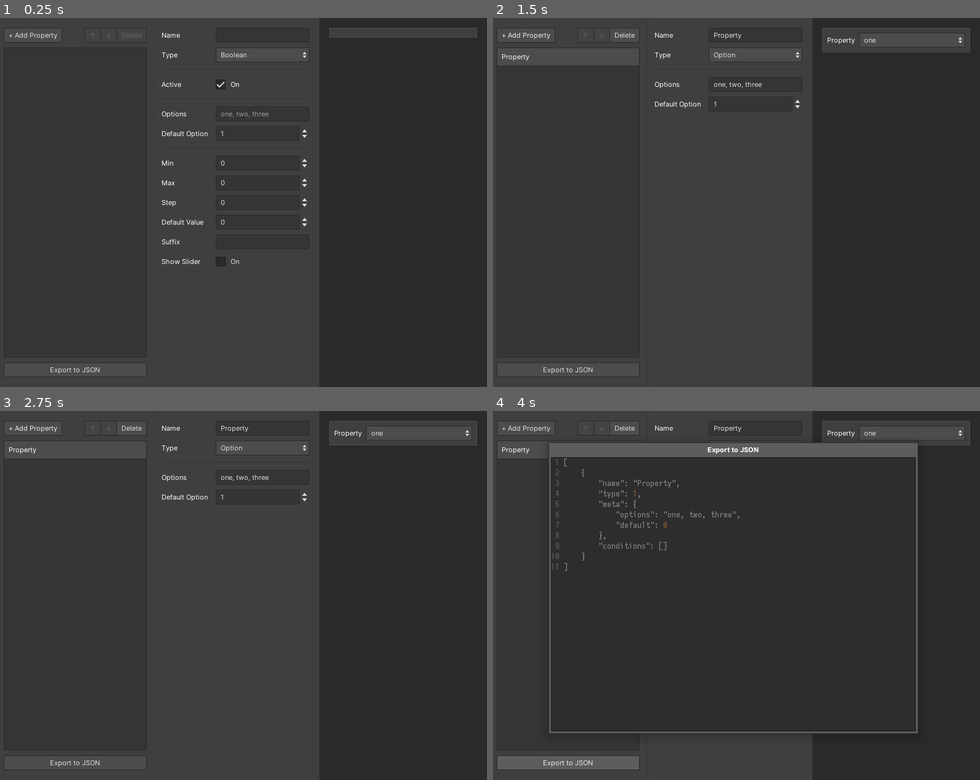
Above: before the commit, frames 1-4 (two rows, left to right).
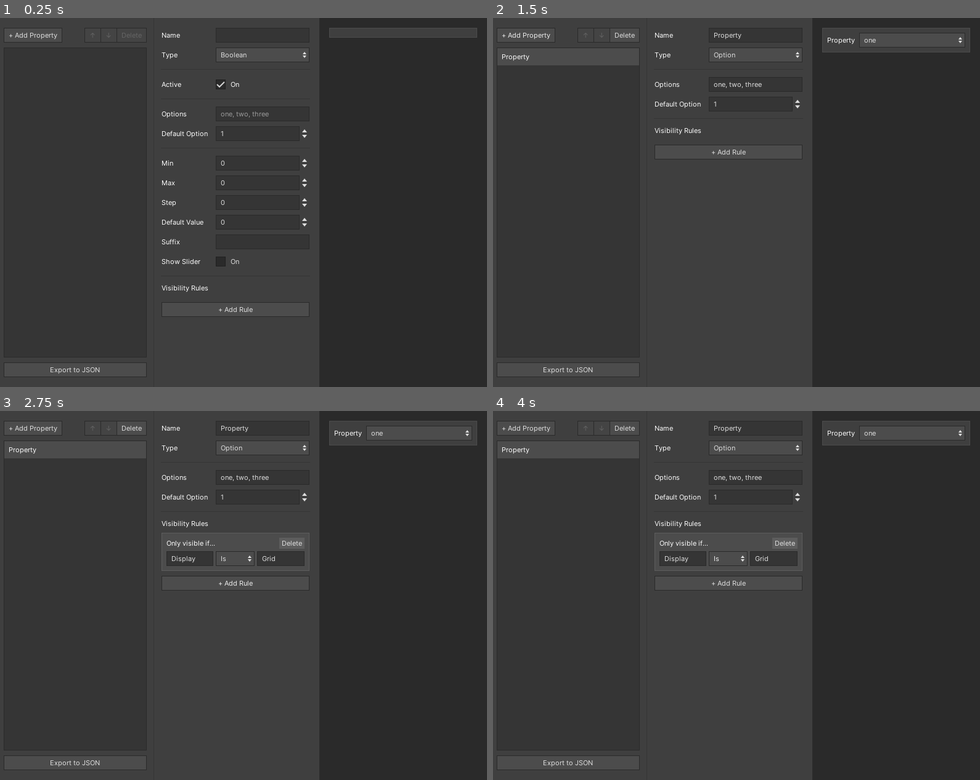
Above: after the commit, the same moments.

Repository: kkga/datatype-ui-designer
Game: Godot game, scene res://Main.tscn
Same seed, same stepped clock (60 frames per second), same inputs: the game is played once before the commit and once after it.
Inputs (mouse positions are in pixels of both pictures, inside the frame that each line leads up to):
- Up to frame 1 (0.25 s): no input
- Up to frame 2 (1.5 s): click (755, 36) at 0.52 s; type "Alex" at 0.6 s; click (755, 113) at 0.75 s; type "12" at 0.83 s; click (755, 243) at 0.98 s; type "12" at 1.07 s; click "+ Add Property" at 1.25 s
- Up to frame 3 (2.75 s): click (233, 543) at 2 s, where only the run after the commit has a clickable "+ Add Rule"
- Up to frame 4 (4 s): click (726, 558) at 2.75 s, where only the run after the commit has a clickable "Is"; click "Export to JSON" at 3.5 s

The runs differ from the first frame. In frame 1, 0.1% of the frame differs, in the area x 33-52%, y 72-80%; in frame 2, 0.1%; in frame 3, 0.5%; in frame 4, 6.9%, in the area x 11-88%, y 8-88%.
Error before the commit: Invalid get index '0' (on base: 'PoolIntArray'). (res://Main.gd:165)
Error after the commit: Invalid get index '0' (on base: 'PoolIntArray'). (res://Main.gd:182)

Commit message:
implement condition ui and rendering

Diff:
--- a/ExportPopup/ExportPopup.tscn
+++ b/ExportPopup/ExportPopup.tscn
@@ -49,6 +49,7 @@
 custom_constants/line_spacing = 0
 text = "[{\"meta\":{\"enabled\":false},\"name\":\"new property\",\"type\":0},{\"meta\":{\"enabled\":false},\"name\":\"n …(231 unchanged characters)…
 readonly = true
+highlight_current_line = true
 syntax_highlighting = true
 show_line_numbers = true
 smooth_scrolling = true
--- a/Main.gd
+++ b/Main.gd
@@ -45,6 +45,7 @@
 	new_property.name = "Property"
 	new_property.type = DataTypes.OPTION
 	new_property.meta = meta_dict_base.option.duplicate()
+	new_property.conditions = []
 
 	property_list.append(new_property)
 
@@ -104,11 +105,26 @@
 	emit_signal("property_list_updated", property_list)
 
 
+func update_condition(
+		property_index: int,
+		condition_index: int,
+		condition: Dictionary) -> void:
+	property_list[property_index].conditions[condition_index] = condition
+	emit_signal("property_list_updated", property_list)
+
+
+func add_condition(property_index: int, condition: Dictionary) -> void:
+	property_list[property_index].conditions.append(condition)
+	emit_signal("property_list_updated", property_list)
+
+
 func handle_selection(index) -> void:
 	var selected_property = property_list[index]
+	print(selected_property.conditions)
 
 	prop_config.show()
 	prop_config.update_fields(selected_property)
+	prop_config.update_rules(selected_property.conditions)
 	delete_button.disabled = false
 
 
@@ -116,6 +132,7 @@
 
 
 func _on_property_list_updated(_property_list) -> void:
+	return
 	print(_property_list)
 
 
@@ -170,6 +187,17 @@
 		prop_config.update_fields(selected_property)
 
 
+func _on_PropertyConfig_rule_changed(condition_index: int, condition: Dictionary) -> void:
+	var selected_item: int = prop_item_list.get_selected_items()[0]
+	var selected_property = property_list[selected_item]
+	update_condition(selected_item, condition_index, condition)
+
+
+func _on_PropertyConfig_rule_added(condition) -> void:
+	var selected_item: int = prop_item_list.get_selected_items()[0]
+	add_condition(selected_item, condition)
+
+
 func _on_ExportButton_pressed() -> void:
 	export_popup.update_export(property_list)
 	export_popup.popup_centered_ratio()
--- a/Main.tscn
+++ b/Main.tscn
@@ -234,4 +234,6 @@
 [connection signal="item_selected" from="HBoxContainer/Panel/MarginContainer/LeftSide/PropListContainer/PropertyItemList" to="." method="_on_PropertyItemList_item_selected"]
 [connection signal="nothing_selected" from="HBoxContainer/Panel/MarginContainer/LeftSide/PropListContainer/PropertyItemList" to="." method="_on_PropertyItemList_nothing_selected"]
 [connection signal="pressed" from="HBoxContainer/Panel/MarginContainer/LeftSide/PropListContainer/ExportButton" to="." method="_on_ExportButton_pressed"]
+[connection signal="rule_added" from="HBoxContainer/Panel/MarginContainer/LeftSide/PropConfigContainer/PropertyConfig" to="." method="_on_PropertyConfig_rule_added"]
+[connection signal="rule_changed" from="HBoxContainer/Panel/MarginContainer/LeftSide/PropConfigContainer/PropertyConfig" to="." method="_on_PropertyConfig_rule_changed"]
 [connection signal="value_changed" from="HBoxContainer/Panel/MarginContainer/LeftSide/PropConfigContainer/PropertyConfig" to="." method="_on_PropertyConfig_value_changed"]
--- a/PropertyConfig/PropertyConfig.gd
+++ b/PropertyConfig/PropertyConfig.gd
@@ -1,6 +1,17 @@
 extends PanelContainer
 
 signal value_changed(property, value)
+signal rule_changed(index, condition)
+signal rule_added(condition)
+signal rule_deleted(index)
+
+const DEFAULT_CONDITION := {
+	property = "Display",
+	comparison = "Is",
+	value = "Grid"
+}
+
+export (PackedScene) var RuleContainerScene
 
 onready var name_field := $MarginContainer/VBoxContainer/NameContainer/NameField
 onready var type_field := $MarginContainer/VBoxContainer/TypeContainer/TypeField
@@ -8,6 +19,7 @@
 onready var boolean_settings := $MarginContainer/VBoxContainer/Boolean
 onready var option_settings := $MarginContainer/VBoxContainer/Option
 onready var number_settings := $MarginContainer/VBoxContainer/Number
+onready var rules_container := $MarginContainer/VBoxContainer/Rules/RulesContainer
 
 # bool controls
 onready var bool_enabled_btn := $MarginContainer/VBoxContainer/Boolean/HBoxContainer/BoolEnabled
@@ -49,6 +61,29 @@
 			number_default_field.value = property.meta.default
 			number_suffix_field.text = property.meta.suffix
 			number_slider_btn.pressed = property.meta.use_slider
+
+
+func update_rules(conditions: Array) -> void:
+	for rule in rules_container.get_children():
+		rule.queue_free()
+	yield(get_tree(), "idle_frame")
+	for i in range(0, conditions.size()):
+		if rules_container.get_child_count() >= i+1:
+			rules_container.get_child(i).setup(conditions[i])
+		else:
+			create_rule(conditions[i])
+
+
+func create_rule(condition: Dictionary):
+	var rule = RuleContainerScene.instance()
+	rules_container.add_child(rule)
+	rule.setup(condition)
+	rule.connect("condition_changed", self, "_on_Rule_condition_changed", [rule])
+
+
+func add_rule():
+	create_rule(DEFAULT_CONDITION)
+	emit_signal("rule_added", DEFAULT_CONDITION)
 
 
 # SIGNAL CALLBACKS =============================================================
@@ -107,3 +142,12 @@
 
 func _on_NumberSuffix_text_changed(new_text: String) -> void:
 	emit_signal("value_changed", "number_suffix", new_text)
+
+
+func _on_AddRuleButton_pressed() -> void:
+	add_rule()
+
+
+func _on_Rule_condition_changed(condition: Dictionary, rule_node) -> void:
+	print(condition)
+	emit_signal("rule_changed", rule_node.get_index(), condition)
--- a/PropertyConfig/PropertyConfig.tscn
+++ b/PropertyConfig/PropertyConfig.tscn
@@ -2,7 +2,7 @@
 
 [ext_resource path="res://PropertyConfig/PropertyConfig.gd" type="Script" id=1]
 [ext_resource path="res://webflow_theme.tres" type="Theme" id=2]
-[ext_resource path="res://resources/label_medium.tres" type="DynamicFont" id=3]
+[ext_resource path="res://PropertyConfig/RuleContainer.tscn" type="PackedScene" id=3]
 
 [sub_resource type="StyleBoxEmpty" id=1]
 
@@ -16,14 +16,15 @@
 __meta__ = {
 "_edit_use_anchors_": false
 }
+RuleContainerScene = ExtResource( 3 )
 
 [node name="MarginContainer" type="MarginContainer" parent="."]
 margin_right = 320.0
-margin_bottom = 392.0
+margin_bottom = 470.0
 
 [node name="VBoxContainer" type="VBoxContainer" parent="MarginContainer"]
 margin_right = 320.0
-margin_bottom = 392.0
+margin_bottom = 470.0
 custom_constants/separation = 8
 
 [node name="NameContainer" type="HBoxContainer" parent="MarginContainer/VBoxContainer"]
@@ -178,8 +179,6 @@
 text = "Min"
 
 [node name="NumberMin" type="SpinBox" parent="MarginContainer/VBoxContainer/Number/HBoxContainer"]
-anchor_top = 0.0165176
-anchor_bottom = 0.0165176
 margin_left = 88.0
 margin_right = 320.0
 margin_bottom = 24.0
@@ -224,8 +223,6 @@
 text = "Step"
 
 [node name="NumberStep" type="SpinBox" parent="MarginContainer/VBoxContainer/Number/HBoxContainer4"]
-anchor_top = 0.0165176
-anchor_bottom = 0.0165176
 margin_left = 88.0
 margin_right = 320.0
 margin_bottom = 24.0
@@ -298,29 +295,33 @@
 flat = true
 expand_icon = true
 
-[node name="Condition" type="VBoxContainer" parent="MarginContainer/VBoxContainer"]
-visible = false
-margin_top = 434.0
-margin_right = 304.0
-margin_bottom = 496.0
-custom_constants/separation = 8
-
-[node name="HSeparator" type="HSeparator" parent="MarginContainer/VBoxContainer/Condition"]
-margin_right = 304.0
+[node name="Rules" type="VBoxContainer" parent="MarginContainer/VBoxContainer"]
+margin_top = 400.0
+margin_right = 320.0
+margin_bottom = 470.0
+custom_constants/separation = 8
+
+[node name="HSeparator" type="HSeparator" parent="MarginContainer/VBoxContainer/Rules"]
+margin_right = 320.0
 margin_bottom = 8.0
 
-[node name="Label" type="Label" parent="MarginContainer/VBoxContainer/Condition"]
+[node name="Label" type="Label" parent="MarginContainer/VBoxContainer/Rules"]
 margin_top = 16.0
-margin_right = 304.0
+margin_right = 320.0
 margin_bottom = 30.0
-custom_fonts/font = ExtResource( 3 )
-text = "Visibility Conditions"
-
-[node name="AddConditionButton" type="Button" parent="MarginContainer/VBoxContainer/Condition"]
+text = "Visibility Rules"
+
+[node name="RulesContainer" type="VBoxContainer" parent="MarginContainer/VBoxContainer/Rules"]
 margin_top = 38.0
-margin_right = 304.0
-margin_bottom = 62.0
-text = "+ Add Condition"
+margin_right = 320.0
+margin_bottom = 38.0
+custom_constants/separation = -1
+
+[node name="AddRuleButton" type="Button" parent="MarginContainer/VBoxContainer/Rules"]
+margin_top = 46.0
+margin_right = 320.0
+margin_bottom = 70.0
+text = "+ Add Rule"
 [connection signal="text_changed" from="MarginContainer/VBoxContainer/NameContainer/NameField" to="." method="_on_NameField_text_changed"]
 [connection signal="item_selected" from="MarginContainer/VBoxContainer/TypeContainer/TypeField" to="." method="_on_TypeField_item_selected"]
 [connection signal="toggled" from="MarginContainer/VBoxContainer/Boolean/HBoxContainer/BoolEnabled" to="." method="_on_BoolEnabled_toggled"]
@@ -332,3 +333,4 @@
 [connection signal="value_changed" from="MarginContainer/VBoxContainer/Number/HBoxContainer5/NumberDefault" to="." method="_on_NumberDefault_value_changed"]
 [connection signal="text_changed" from="MarginContainer/VBoxContainer/Number/HBoxContainer6/NumberSuffix" to="." method="_on_NumberSuffix_text_changed"]
 [connection signal="toggled" from="MarginContainer/VBoxContainer/Number/HBoxContainer3/NumberShowSlider" to="." method="_on_NumberShowSlider_toggled"]
+[connection signal="pressed" from="MarginContainer/VBoxContainer/Rules/AddRuleButton" to="." method="_on_AddRuleButton_pressed"]
--- /dev/null
+++ b/PropertyConfig/RuleContainer.gd
@@ -0,0 +1,53 @@
+extends PanelContainer
+
+signal condition_changed(condition)
+signal delete_pressed()
+
+onready var prop_field := $VBoxContainer/HBoxContainer/RulePropField
+onready var comparison_field := $VBoxContainer/HBoxContainer/RuleComparisonField
+onready var value_field := $VBoxContainer/HBoxContainer/RuleValueField
+onready var title_label := $VBoxContainer/HBoxContainer2/TitleLabel
+
+var condition := {
+	property = "",
+	comparison = "Is",
+	value = ""
+}
+
+
+func setup(_condition: Dictionary) -> void:
+	condition = _condition.duplicate()
+	prop_field.text = condition.property
+	value_field.text = condition.value
+
+	if get_index() > 0:
+		title_label.text = "Or..."
+
+	match condition.comparison:
+		"Is":
+			comparison_field.select(0)
+		"Is Not":
+			comparison_field.select(1)
+
+
+func _on_DeleteRuleBtn_pressed() -> void:
+	emit_signal("delete_pressed")
+
+
+func _on_RulePropField_text_changed(new_text: String) -> void:
+	condition.property = new_text
+	emit_signal("condition_changed", condition)
+
+
+func _on_RuleComparisonField_item_selected(id: int) -> void:
+	match id:
+		0:
+			condition.comparison = "Is"
+		1:
+			condition.comparison = "Is Not"
+	emit_signal("condition_changed", condition)
+
+
+func _on_RuleValueField_text_changed(new_text: String) -> void:
+	condition.value = new_text
+	emit_signal("condition_changed", condition)
--- /dev/null
+++ b/PropertyConfig/RuleContainer.tscn
@@ -0,0 +1,99 @@
+[gd_scene load_steps=4 format=2]
+
+[ext_resource path="res://PropertyConfig/RuleContainer.gd" type="Script" id=1]
+
+[sub_resource type="StyleBoxFlat" id=1]
+content_margin_left = 8.0
+content_margin_right = 8.0
+content_margin_top = 8.0
+content_margin_bottom = 8.0
+bg_color = Color( 0.301961, 0.301961, 0.301961, 1 )
+border_width_left = 1
+border_width_top = 1
+border_width_right = 1
+border_width_bottom = 1
+border_color = Color( 0.368627, 0.368627, 0.368627, 1 )
+
+[sub_resource type="StyleBoxFlat" id=2]
+content_margin_left = 4.0
+content_margin_right = 4.0
+content_margin_top = 2.0
+content_margin_bottom = 2.0
+bg_color = Color( 0.368627, 0.368627, 0.368627, 1 )
+
+[node name="RuleContainer" type="PanelContainer"]
+anchor_left = -0.000296822
+anchor_top = -0.000395762
+anchor_right = -0.000296822
+anchor_bottom = -0.000395762
+margin_top = 38.0
+margin_right = 320.0
+margin_bottom = 104.0
+custom_styles/panel = SubResource( 1 )
+script = ExtResource( 1 )
+__meta__ = {
+"_edit_use_anchors_": false
+}
+
+[node name="VBoxContainer" type="VBoxContainer" parent="."]
+margin_left = 8.0
+margin_top = 8.0
+margin_right = 312.0
+margin_bottom = 58.0
+custom_constants/separation = 4
+
+[node name="HBoxContainer2" type="HBoxContainer" parent="VBoxContainer"]
+margin_right = 304.0
+margin_bottom = 18.0
+
+[node name="TitleLabel" type="Label" parent="VBoxContainer/HBoxContainer2"]
+margin_top = 2.0
+margin_right = 100.0
+margin_bottom = 16.0
+text = "Only visible if..."
+
+[node name="DeleteRuleBtn" type="ToolButton" parent="VBoxContainer/HBoxContainer2"]
+margin_left = 253.0
+margin_right = 304.0
+margin_bottom = 18.0
+size_flags_horizontal = 10
+custom_styles/hover = SubResource( 2 )
+custom_styles/pressed = SubResource( 2 )
+custom_styles/focus = SubResource( 2 )
+custom_styles/disabled = SubResource( 2 )
+custom_styles/normal = SubResource( 2 )
+text = "Delete"
+flat = false
+
+[node name="HBoxContainer" type="HBoxContainer" parent="VBoxContainer"]
+margin_top = 22.0
+margin_right = 304.0
+margin_bottom = 46.0
+custom_constants/separation = 4
+
+[node name="RulePropField" type="LineEdit" parent="VBoxContainer/HBoxContainer"]
+margin_right = 104.0
+margin_bottom = 24.0
+size_flags_horizontal = 3
+size_flags_stretch_ratio = 1.5
+
+[node name="RuleComparisonField" type="OptionButton" parent="VBoxContainer/HBoxContainer"]
+margin_left = 108.0
+margin_right = 195.0
+margin_bottom = 24.0
+size_flags_horizontal = 3
+size_flags_stretch_ratio = 1.25
+text = "Is"
+items = [ "Is", null, false, 0, null, "Is Not", null, false, 1, null ]
+selected = 0
+
+[node name="RuleValueField" type="LineEdit" parent="VBoxContainer/HBoxContainer"]
+margin_left = 199.0
+margin_right = 304.0
+margin_bottom = 24.0
+size_flags_horizontal = 3
+size_flags_stretch_ratio = 1.5
+[connection signal="pressed" from="VBoxContainer/HBoxContainer2/DeleteRuleBtn" to="." method="_on_DeleteRuleBtn_pressed"]
+[connection signal="text_changed" from="VBoxContainer/HBoxContainer/RulePropField" to="." method="_on_RulePropField_text_changed"]
+[connection signal="item_selected" from="VBoxContainer/HBoxContainer/RuleComparisonField" to="." method="_on_RuleComparisonField_item_selected"]
+[connection signal="text_changed" from="VBoxContainer/HBoxContainer/RuleValueField" to="." method="_on_RuleValueField_text_changed"]
--- a/TypeControl/TypeControl.gd
+++ b/TypeControl/TypeControl.gd
@@ -11,6 +11,9 @@
 
 var meta: Dictionary = {}
 
+var property_name: String
+var property_value setget , get_property_value
+
 
 func _ready() -> void:
 	_change_control(type)
@@ -18,6 +21,7 @@
 
 func update_control(property: Dictionary) -> void:
 	label.text = property.name
+	property_name = property.name
 
 	if not type == property.type:
 		self.type = property.type
@@ -73,3 +77,17 @@
 func set_type(value: int) -> void:
 	type = value
 	_change_control(type)
+
+
+func get_property_value():
+	var value
+
+	match type:
+		Main.DataTypes.BOOLEAN:
+			value = control.pressed
+		Main.DataTypes.NUMBER:
+			value = control.value
+		Main.DataTypes.OPTION:
+			value = control.selected
+
+	return value
